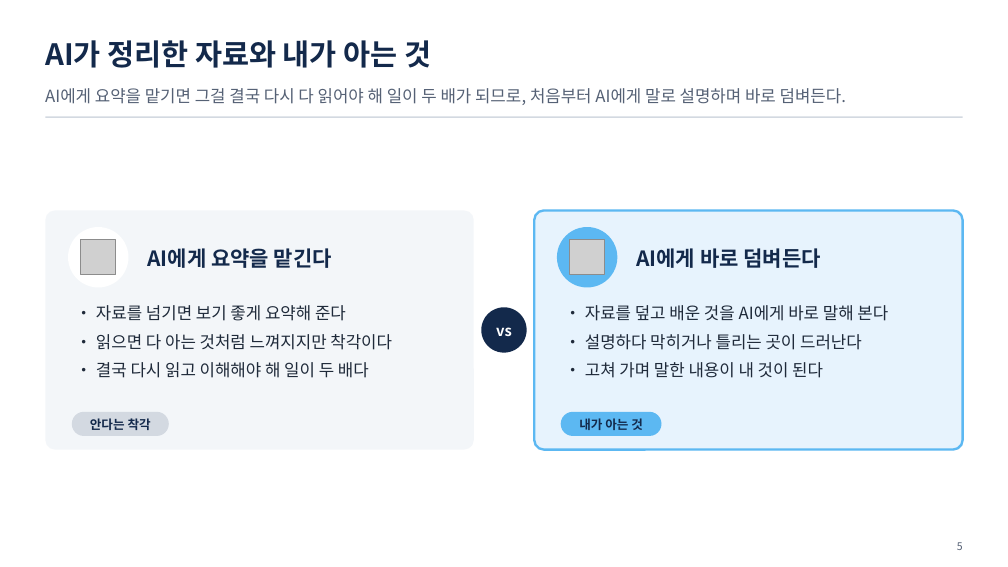
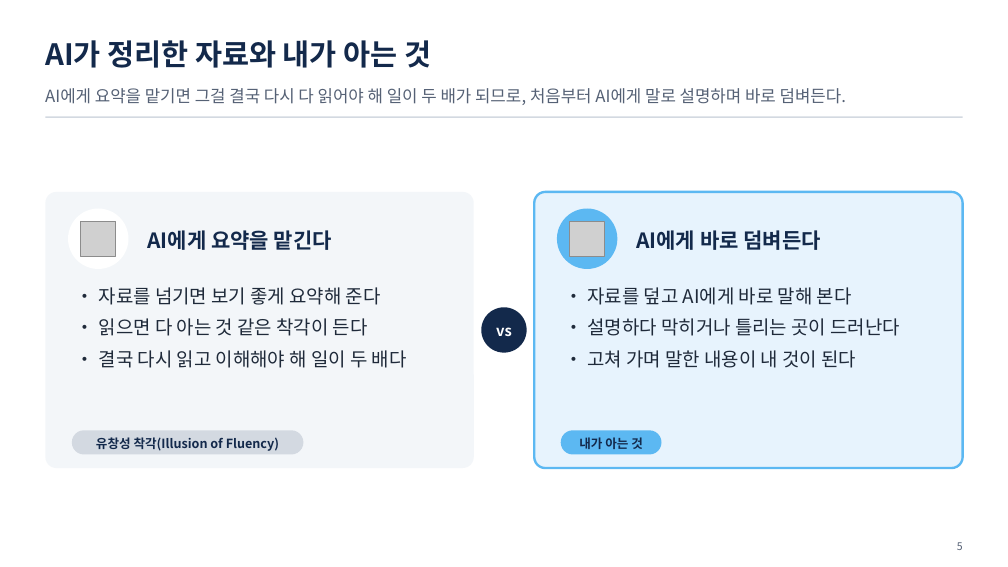
Before and after one commit to uengine-oss/hyd-iot-edu, a slide deck: slide 5 of workspace/강의제작/산출물/통합반/이론/01회차/통합반_01일차.pptx. Drawn at 1008x567 pixels with LibreOffice and Linux fonts; fonts in the diff are those of the drawing; grey boxes stand for pictures. Boxes give left, top, right and bottom in pixels: in the first picture for what was removed or moved away, otherwise in the second. Text is boxed around its words. In the diff, an @@ line names an element or a change of style, - is before the commit and + after.

Commit message:
1회차 이론 01편 대본 확정(사용자: 「완벽하다」) — 강사가 노베이스 학생 앞에서 이어 말하는 말로 1~12장 새로 쓰고 한 편으로 윤문 · 덱 5 · 7 · 8장에 학습 원리 이름(유창성 착각 · 파인만 기법 · 인출 연습), 8장을 비교 칸 대신 남는 이해 곡선 삽화로(사용자: 「셋 다 반영」)

```diff
--- a/workspace/강의제작/산출물/통합반/이론/01회차/통합반_01일차.pptx
+++ b/workspace/강의제작/산출물/통합반/이론/01회차/통합반_01일차.pptx
@@ rounded rectangle: place and size @@
-rounded rectangle at (45, 210, 474, 449)
+rounded rectangle at (45, 192, 474, 468)
@@ rounded rectangle: place and size @@
-rounded rectangle at (535, 210, 963, 449)
+rounded rectangle at (535, 192, 963, 468)
@@ 2 pictures, 2 texts, 2 ellipses: place and size @@
-2 pictures, 2 texts, 2 ellipses at (68, 227, 820, 287)
+2 pictures, 2 texts, 2 ellipses at (68, 209, 820, 269)
@@ text "• 자료를 넘기면 보기 좋게 ...": place and size @@
-text "• 자료를 넘기면 보기 좋게 ..." at (96, 305, 392, 378)
+text "• 자료를 넘기면 보기 좋게 ..." at (99, 287, 407, 368)
@@ text at (99, 287, 407, 368): size 16 to 18 pt in "• 자료를 넘기면 보기 좋게 요약해 준다", "• 결국 다시 읽고 이해해야 해 일이 ..."; indent changed @@
@@ text "• 자료를 덮고 AI에게 바로 ...": place and size @@
-text "• 자료를 덮고 AI에게 바로 ..." at (585, 305, 888, 378)
+text "• 자료를 덮고 AI에게 바로 ..." at (587, 287, 900, 368)
@@ text at (587, 287, 852, 305): text changed; size 16 to 18 pt @@
-• 자료를 덮고 배운 것을 AI에게 바로 말해 본다
+• 자료를 덮고 AI에게 바로 말해 본다
@@ text at (99, 318, 368, 336): text changed; size 16 to 18 pt @@
-• 읽으면 다 아는 것처럼 느껴지지만 착각이다
+• 읽으면 다 아는 것 같은 착각이 든다
@@ text at (587, 318, 900, 368): size 16 to 18 pt in "• 설명하다 막히거나 틀리는 곳이 드러난다", "• 고쳐 가며 말한 내용이 내 것이 ..."; indent changed @@
@@ rounded rectangle: place and size @@
-rounded rectangle at (72, 412, 169, 436)
+rounded rectangle at (72, 430, 303, 454)
@@ text at (96, 437, 279, 451): text changed @@
-안다는 착각
+유창성 착각(Illusion of Fluency)
@@ text "내가 아는 것": place and size @@
-text "내가 아는 것" at (579, 418, 643, 430)
+text "내가 아는 것" at (579, 437, 643, 449)
@@ rounded rectangle: place and size @@
-rounded rectangle at (561, 412, 662, 436)
+rounded rectangle at (561, 430, 662, 454)
```
Also in this commit, not shown: 2 other slides changed, 5 other files.
